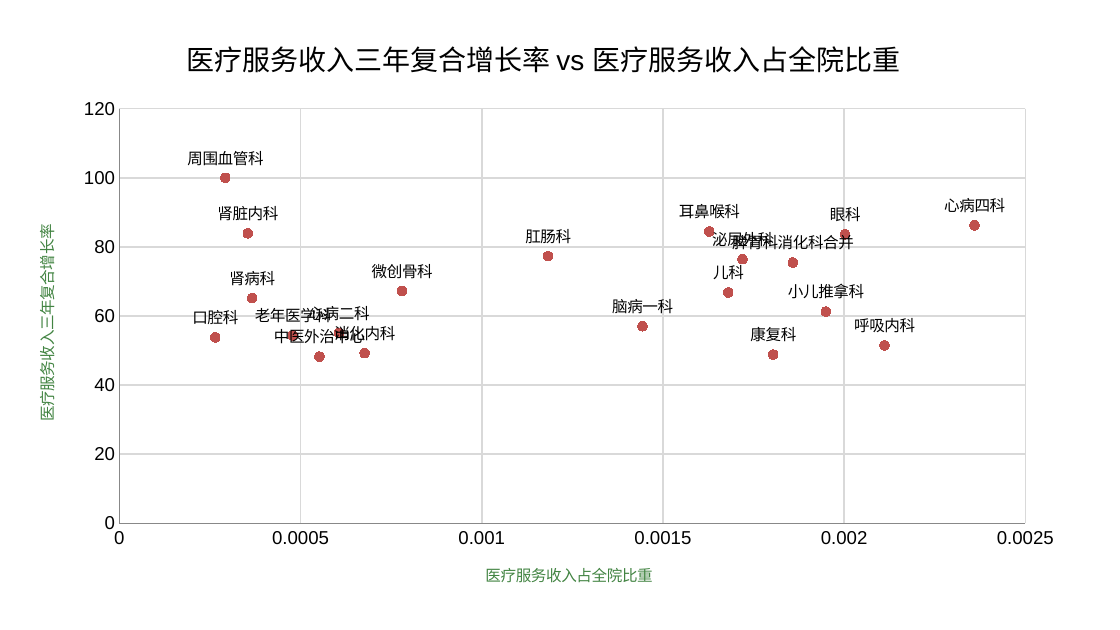
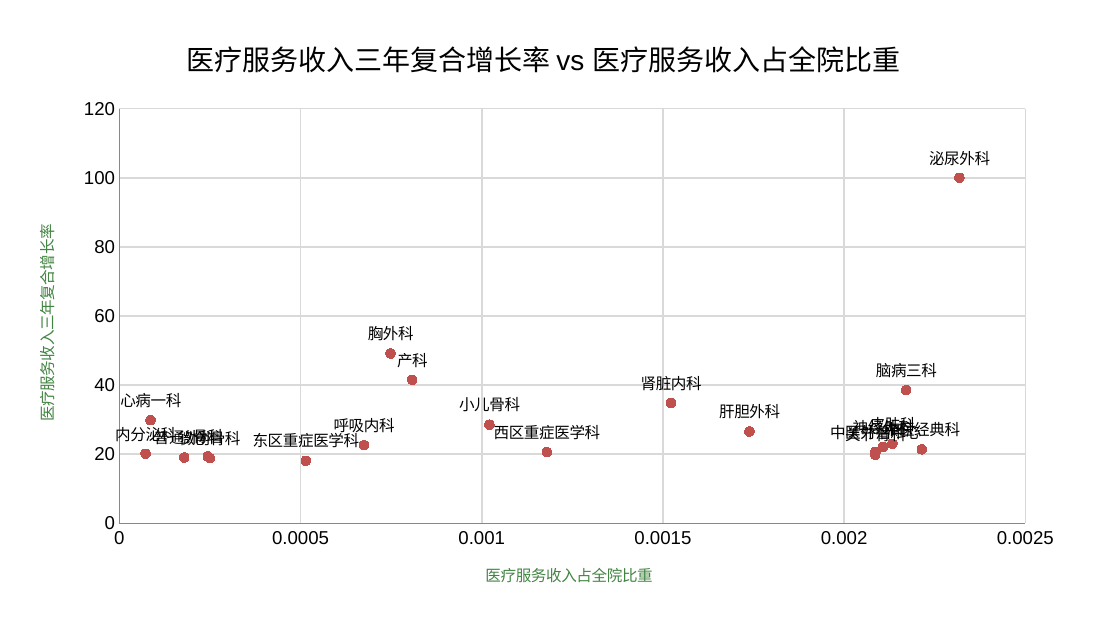
Before and after one commit to Tostig0916/hqcoffee, a slide deck: slide 2 of cases/goodhostpital2021/对标分析报告.pg.pptx. Drawn at 1120x630 pixels with LibreOffice and Linux fonts; fonts in the diff are those of the drawing. Boxes give left, top, right and bottom in pixels: in the first picture for what was removed or moved away, otherwise in the second. Text is boxed around its words. In the diff, an @@ line names an element or a change of style, - is before the commit and + after.

```diff
--- a/cases/goodhostpital2021/对标分析报告.pg.pptx
+++ b/cases/goodhostpital2021/对标分析报告.pg.pptx
@@ scatter chart at box(11, 11, 1075, 609) @@
-医疗服务收入三年复合增长率: (0.00029, 100), (0.00236, 86.216128), (0.00163, 84.424227), (0.00035, 83.914261), (0.002, 83.623475), (0.00118, 77.285677), (0.00172, 76.420949), (0.00186, 75.464255), (0.00078, 67.272303), (0.00168, 66.78558), (0.00037, 65.154453), (0.00195, 61.269253), (0.00144, 56.996502), (0.00061, 55.089947), (0.00048, 54.338637), (0.00026, 53.787745), (0.00211, 51.475395), (0.00068, 49.214932), (0.0018, 48.801939), (0.00055, 48.222751)
+医疗服务收入三年复合增长率: (0.00232, 100), (0.00075, 49.116225), (0.00081, 41.507318), (0.00217, 38.53878), (0.00152, 34.828315), (9e-05, 29.838626), (0.00102, 28.534558), (0.00174, 26.539083), (0.00213, 22.979044), (0.00067, 22.606408), (0.00211, 22.063745), (0.00221, 21.392186), (0.00209, 20.682405), (0.00118, 20.593997), (7e-05, 20.121635), (0.00209, 19.8321), (0.00024, 19.325713), (0.00018, 19.019337), (0.00025, 18.868645), (0.00051, 18.107987)
@@ data labels of 医疗服务收入三年复合增长率 changed @@
```
Also in this commit, not shown: 1 other slide changed, 10 other files.
